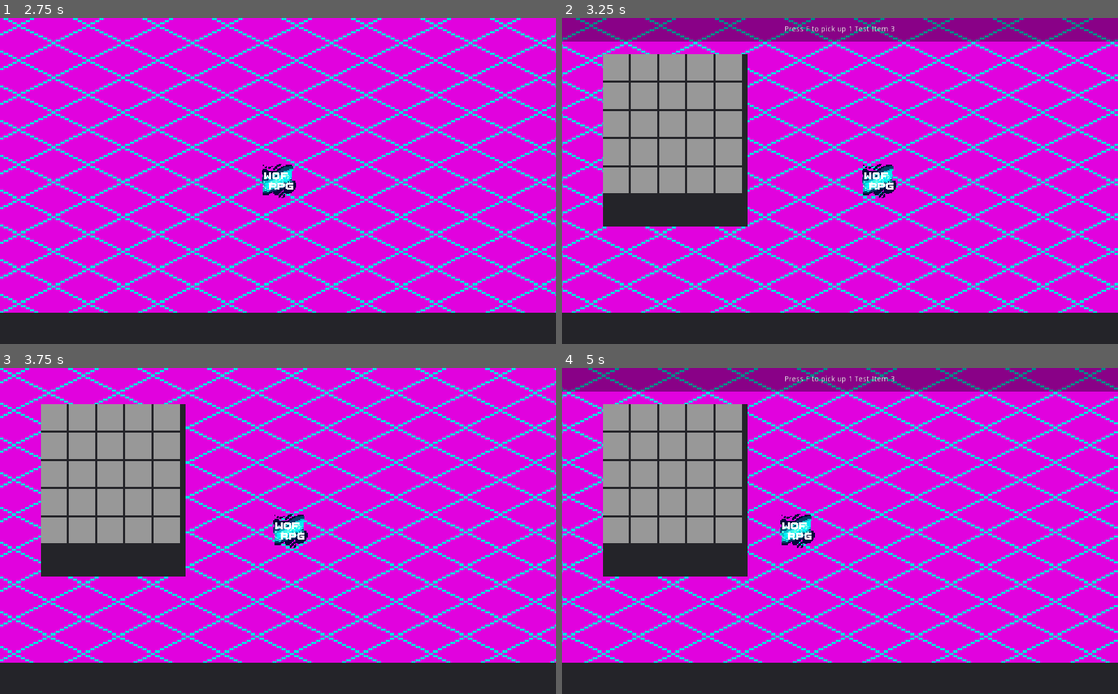
Above: before the commit, frames 1-4 (two rows, left to right).
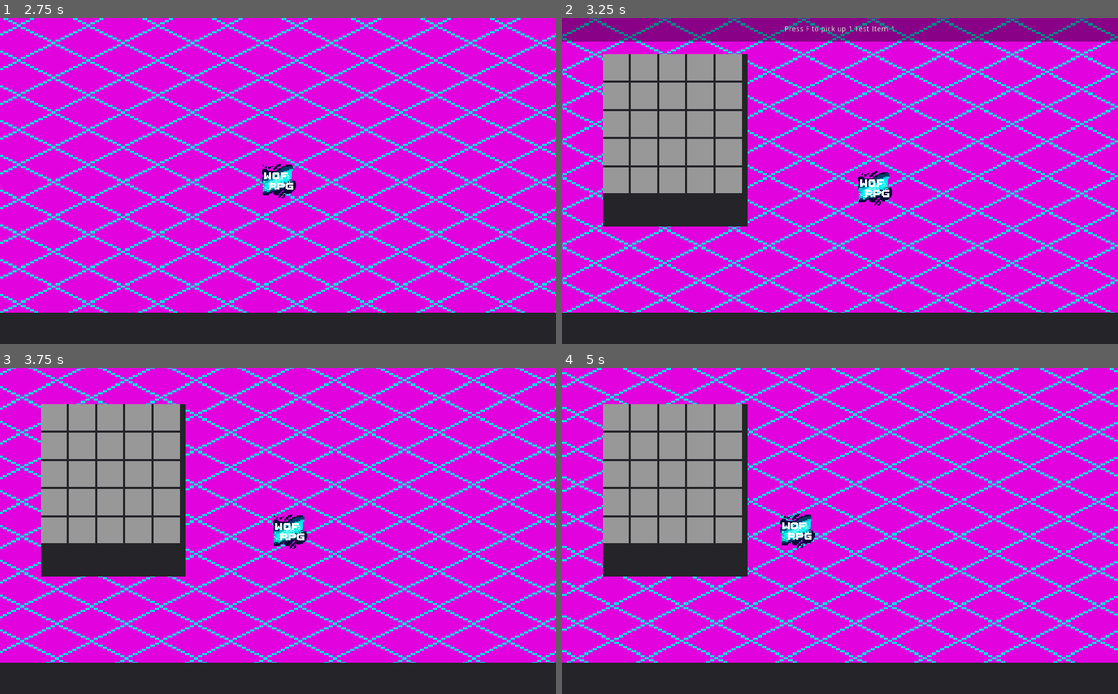
Above: after the commit, the same moments.

Repository: Animus-Surge/wof-rpg
Game: Godot game, scene res://scenes/loading_screen.tscn
The game is run twice, just before and just after one commit, with the same random seed, the same clock (stepped at 60 frames per second) and the same inputs.
Inputs (mouse positions are in pixels of both pictures, inside the frame that each line leads up to):
- Up to frame 1 (2.75 s): click "Play" at 0.5 s; tap Enter at 1.25, 1.35 s; move the mouse to (400, 164) at 1.27 s; hold Right (ui_right) 1.28-2 s; click (400, 164) at 1.42 s; drag from (166, 197) to (383, 255) at 2.02 s
- Up to frame 2 (3.25 s): move the mouse to (895, 109) at 2.77 s; hold Right (ui_right) from 2.78 s (still down); tap I at 2.85 s
- Up to frame 3 (3.75 s): release Right (ui_right) at 3.5 s; drag from (250, 596) to (111, 482) at 3.52 s
- Up to frame 4 (5 s): move the mouse to (1006, 579) at 4.27 s; hold Left (ui_left) from 4.28 s (still down); tap F at 4.35 s

Frame 1 is identical in both runs. In frame 2, 17% of the frame differs, in the area x 0-100%, y 0-91%; in frame 3, 16%; in frame 4, 21%.

Commit message:
Begin on hover panel

Diff:
--- a/scenes/map.tscn
+++ b/scenes/map.tscn
@@ -8,6 +8,7 @@
 [ext_resource path="res://scripts/entity/damageable.gd" type="Script" id=6]
 [ext_resource path="res://scripts/ui/interaction_button.gd" type="Script" id=7]
 [ext_resource path="res://scripts/entity/enemy.gd" type="Script" id=8]
+[ext_resource path="res://scripts/interaction/container_obj.gd" type="Script" id=9]
 
 [sub_resource type="TileSet" id=1]
 0/name = "Temp Tile"
@@ -25,15 +26,30 @@
 0/shapes = [  ]
 0/z_index = 0
 
-[sub_resource type="Resource" id=9]
+[sub_resource type="Resource" id=2]
 script = ExtResource( 5 )
 item_id = "temp_3"
 amount = 1
 
+[sub_resource type="Resource" id=3]
+script = ExtResource( 9 )
+slots = 10
+items = [  ]
+
+[sub_resource type="Resource" id=4]
+script = ExtResource( 5 )
+item_id = "temp_1"
+amount = 1
+
+[sub_resource type="Resource" id=5]
+script = ExtResource( 5 )
+item_id = "temp_2"
+amount = 1
+
+[sub_resource type="StyleBoxFlat" id=6]
+bg_color = Color( 0, 0, 0, 0.509804 )
+
 [sub_resource type="StyleBoxFlat" id=7]
-bg_color = Color( 0, 0, 0, 0.509804 )
-
-[sub_resource type="StyleBoxFlat" id=8]
 bg_color = Color( 0, 0, 0, 0.392157 )
 
 [node name="map" type="Node2D"]
@@ -76,6 +92,24 @@
 position = Vector2( -105, 23 )
 script = ExtResource( 8 )
 max_hp = 50
+
+[node name="InteractableEntity2" type="KinematicBody2D" parent="YSort"]
+position = Vector2( 161, -55 )
+script = ExtResource( 2 )
+itype = "Container"
+data = SubResource( 3 )
+
+[node name="InteractableEntity3" type="KinematicBody2D" parent="YSort"]
+position = Vector2( 112, -14 )
+script = ExtResource( 2 )
+itype = "Item"
+data = SubResource( 4 )
+
+[node name="InteractableEntity4" type="KinematicBody2D" parent="YSort"]
+position = Vector2( 179, 69 )
+script = ExtResource( 2 )
+itype = "Item"
+data = SubResource( 5 )
 
 [node name="UILayer" type="CanvasLayer" parent="."]
 layer = 0
Not shown: 4 places in scenes/map.tscn that only renumber resources
